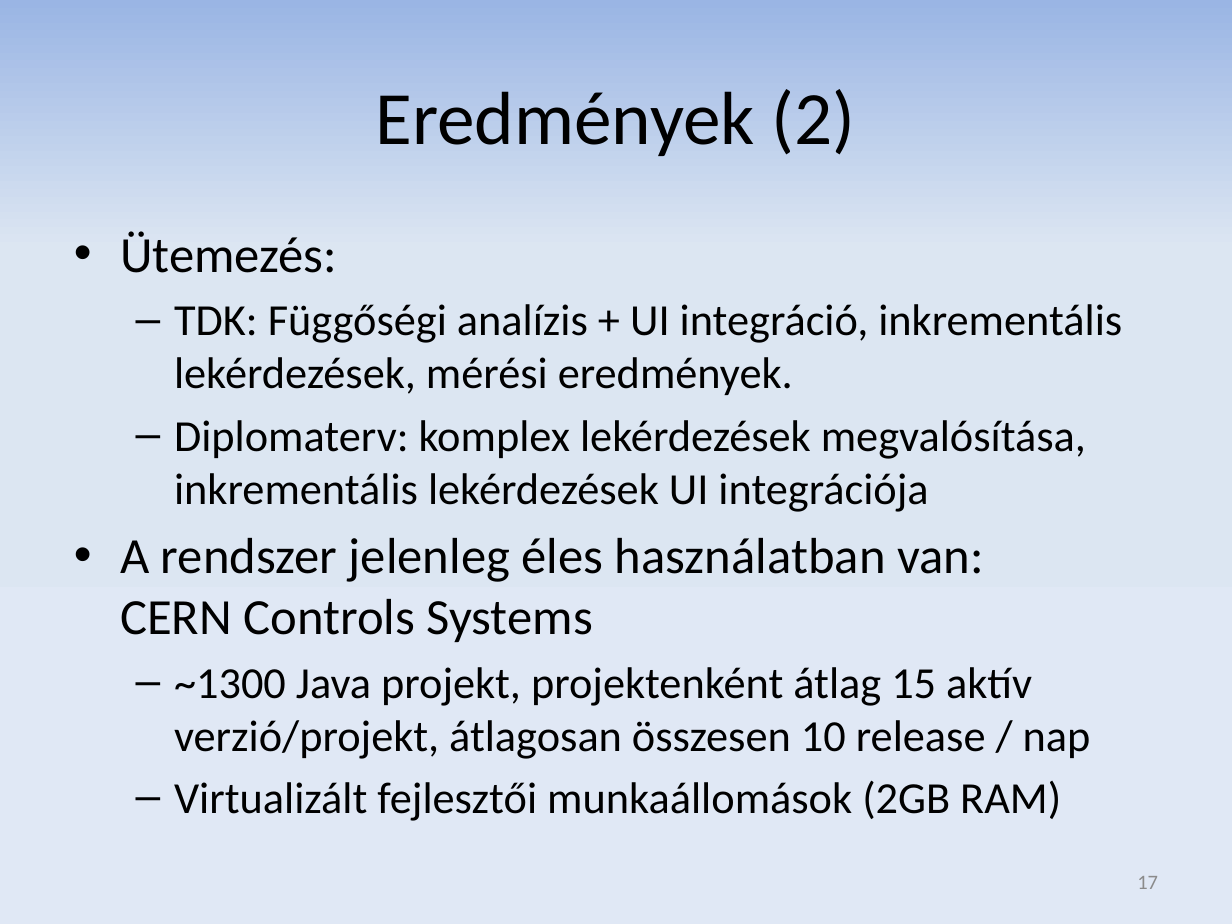
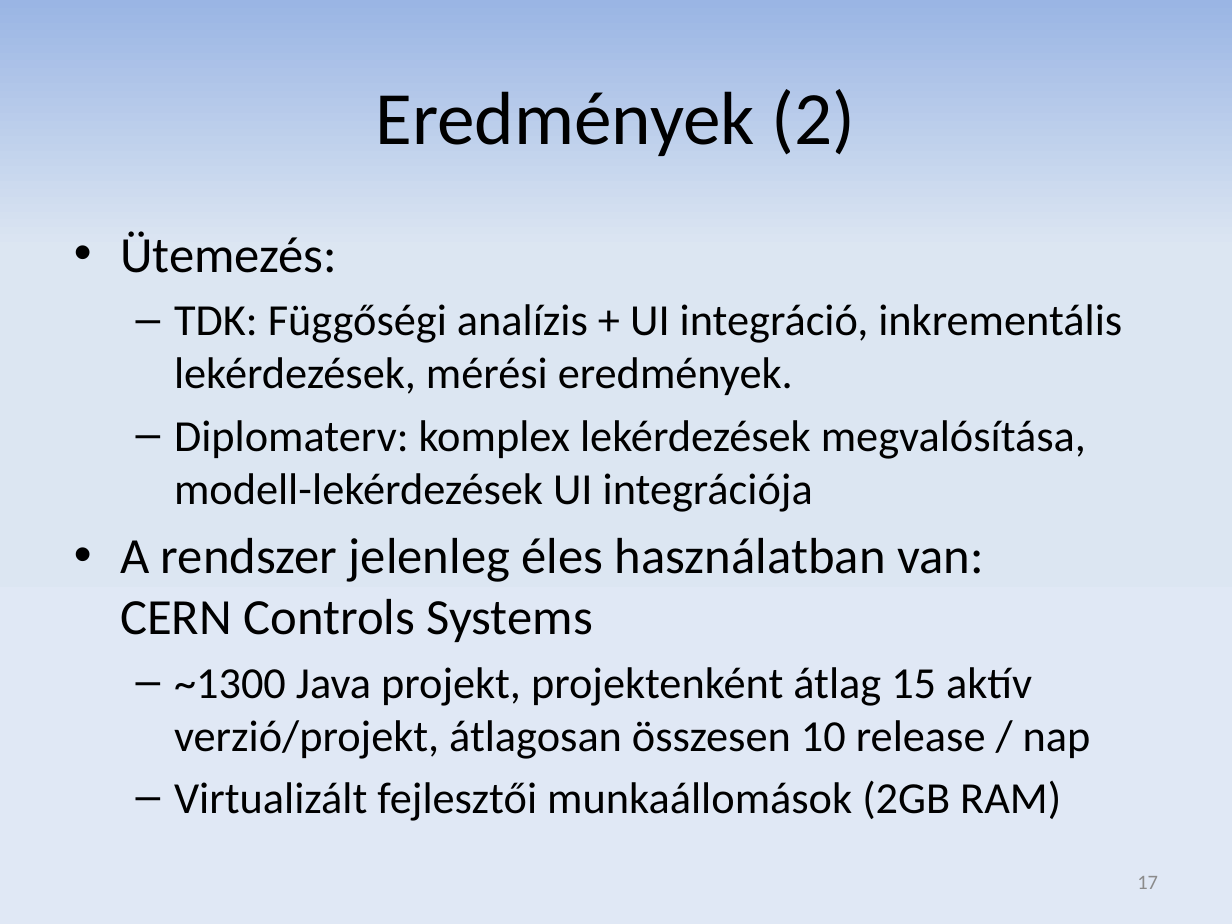
Before and after one commit to donat/incquery-deps, a slide deck: slide 17 of incquery-deps-thesis/presentation/zv_csikos_donat.pptx. Drawn at 1232x924 pixels with LibreOffice and Linux fonts; fonts in the diff are those of the drawing. Boxes give left, top, right and bottom in pixels: in the first picture for what was removed or moved away, otherwise in the second. Text is boxed around its words. In the diff, an @@ line names an element or a change of style, - is before the commit and + after.

```diff
--- a/incquery-deps-thesis/presentation/zv_csikos_donat.pptx
+++ b/incquery-deps-thesis/presentation/zv_csikos_donat.pptx
@@ text at bbox=[174, 420, 1086, 512]: text changed @@
-  – Diplomaterv: komplex lekérdezések megvalósítása, inkrementális lekérdezések UI integrációja
+  – Diplomaterv: komplex lekérdezések megvalósítása, modell-lekérdezések UI integrációja
```
Also in this commit, not shown: 4 other slides changed.
